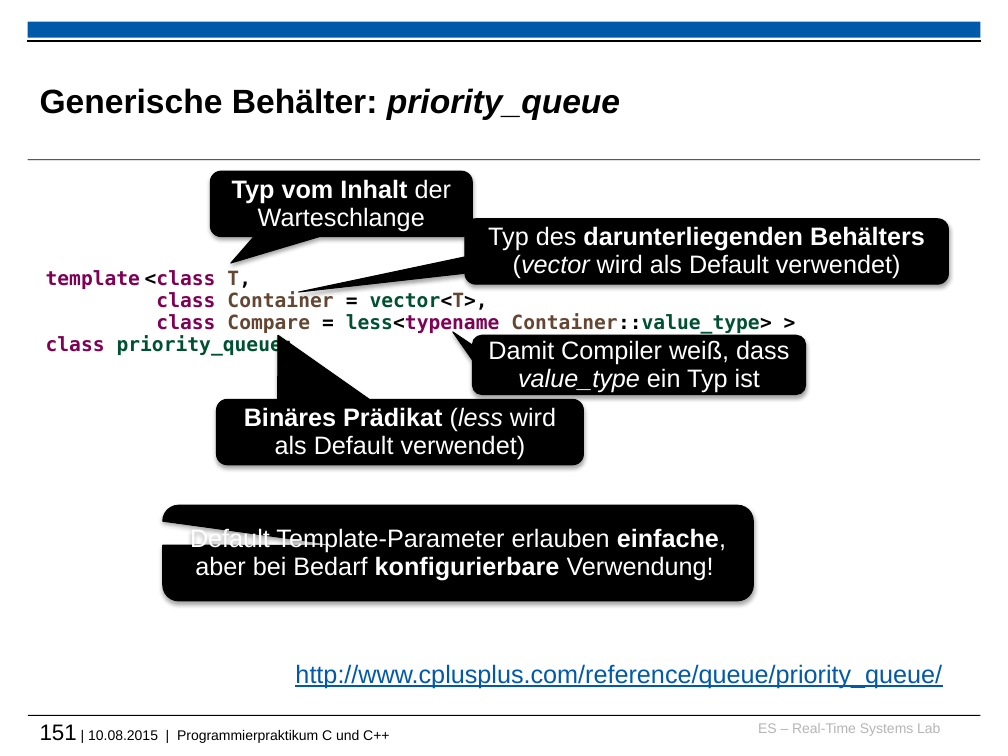
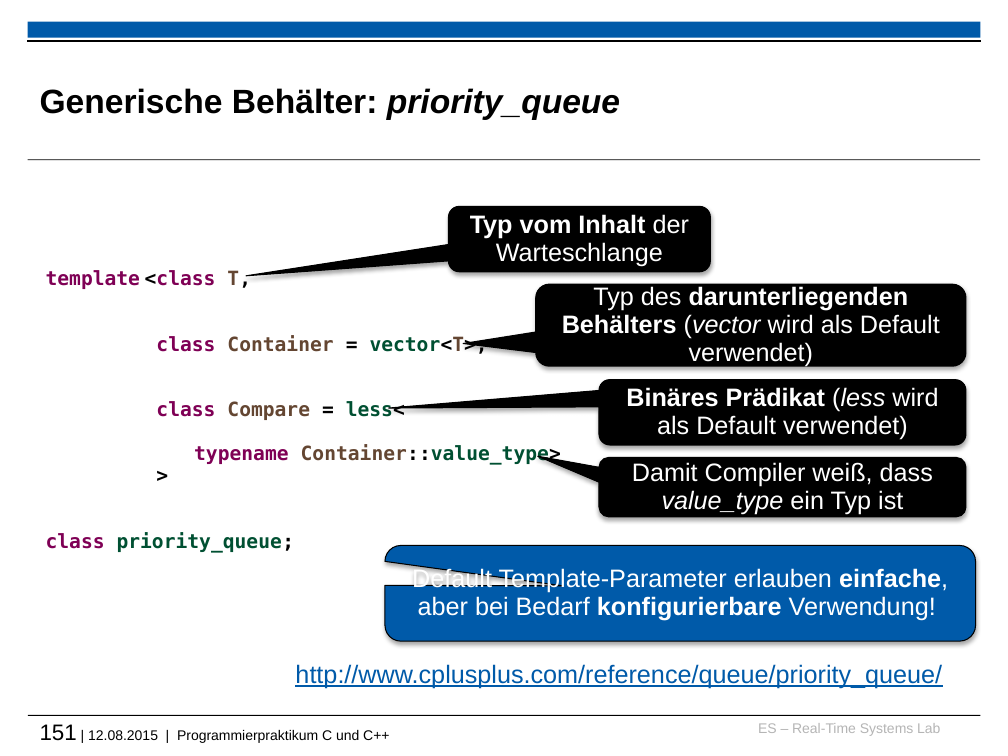
Before and after one commit to h82k/tud-cppp, a slide deck: slide 151 of vorlesung/cppp_lecture.pptx. Drawn at 1008x756 pixels with LibreOffice and Linux fonts; fonts in the diff are those of the drawing; background and template pictures are left out. Boxes give left, top, right and bottom in pixels: in the first picture for what was removed or moved away, otherwise in the second. Text is boxed around its words. In the diff, an @@ line names an element or a change of style, - is before the commit and + after.

```diff
--- a/vorlesung/cppp_lecture.pptx
+++ b/vorlesung/cppp_lecture.pptx
@@ rounded speech box "Typ vom Inhalt der Warteschlange" moved from (x1=211, y1=171, x2=473, y2=237) to (x1=449, y1=207, x2=711, y2=272) @@
@@ rounded speech box "Typ des darunterliegenden Behälters (vector ..." resized from (x1=465, y1=219, x2=949, y2=284) to (x1=535, y1=284, x2=966, y2=366) @@
@@ rounded speech box "Binäres Prädikat (less wird als ..." moved from (x1=217, y1=399, x2=584, y2=465) to (x1=599, y1=380, x2=966, y2=446) @@
@@ text at (x1=156, y1=401, x2=561, y2=465): text changed @@
-class Compare = less<typename Container::value_type> >
+class Compare = less<
+typename Container::value_type>
+>
@@ proportions changed in 4 elements at (x1=535, y1=284, x2=966, y2=366), (x1=449, y1=207, x2=711, y2=272), (x1=599, y1=380, x2=966, y2=446), (x1=599, y1=458, x2=966, y2=517) @@
@@ rounded speech box "Damit Compiler weiß, dass value_type ..." resized from (x1=473, y1=335, x2=806, y2=394) to (x1=599, y1=458, x2=966, y2=517) @@
@@ rounded speech box "Default Template-Parameter erlauben einfache, aber ..." moved from (x1=162, y1=505, x2=753, y2=601) to (x1=385, y1=545, x2=976, y2=641) @@
@@ rounded speech box "Default Template-Parameter erlauben einfache, aber ..." at (x1=385, y1=545, x2=976, y2=641): fill #000000 to #005AA9 @@
@@ text at (x1=40, y1=724, x2=389, y2=743): text changed @@
-151 | 10.08.2015 | Programmierpraktikum C und C++
+151 | 12.08.2015 | Programmierpraktikum C und C++
```
Also in this commit, not shown: 33 other slides changed, 3 other files.
